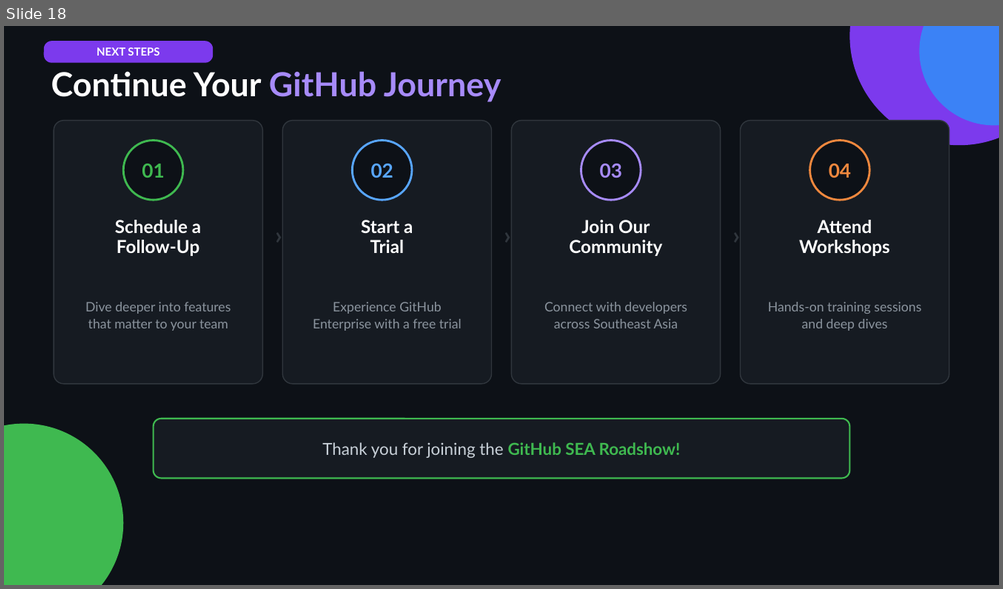
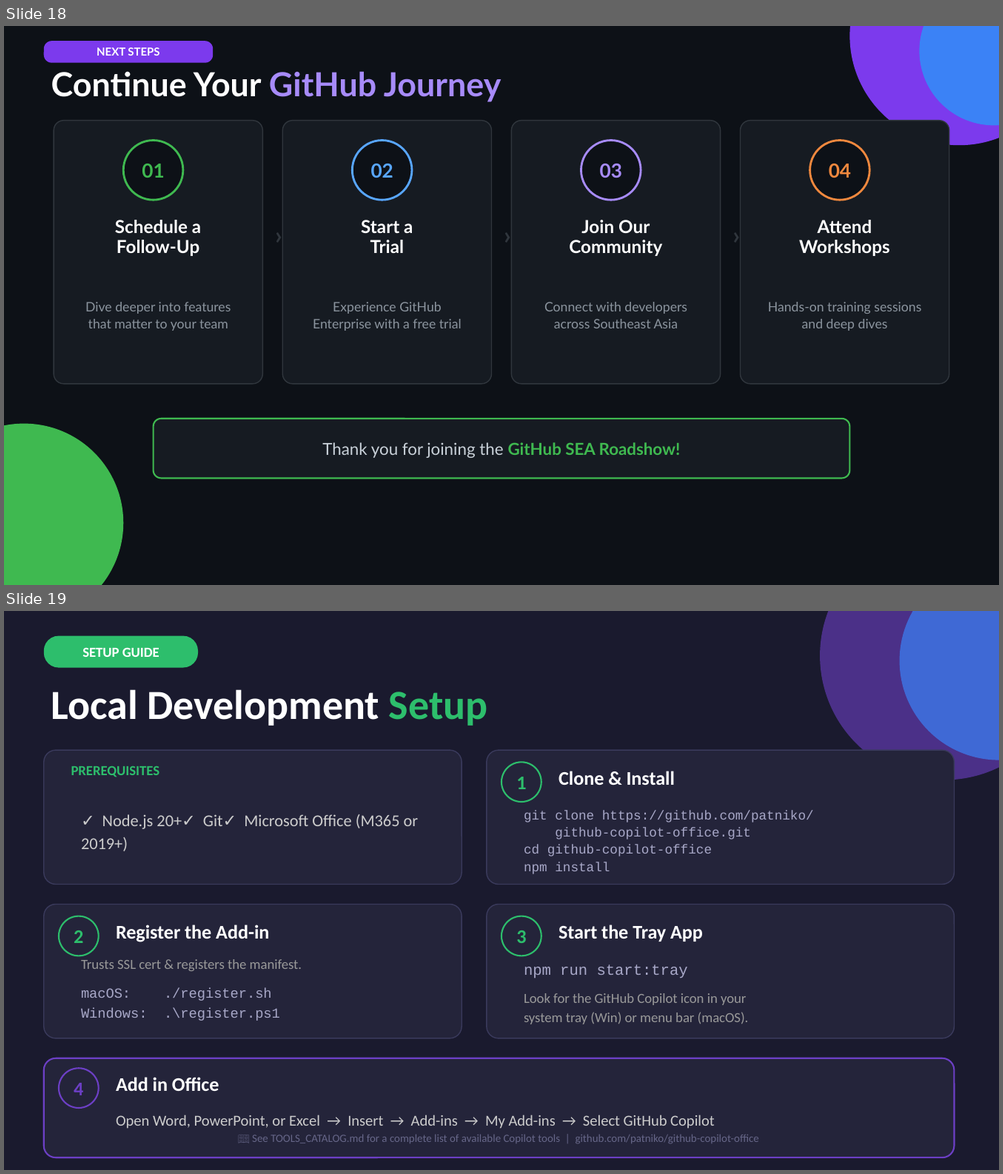
Before and after one commit to Bens-Scratch-Org/github-sea-roadshow, a slide deck: files/github-sea-roadshow-presentation-cpy.pptx. Shown one above the other, each under a label of ours: slide 18 before the commit, slides 18 and 19 after it. The pictures are 1003x589 and 1003x1174 pixels, drawn with LibreOffice and Linux fonts; fonts in the diff are those of the drawing. Boxes give left, top, right and bottom in pixels: in the first picture for what was removed or moved away, otherwise in the second. Text is boxed around its words. In the diff, an @@ line names an element or a change of style, - is before the commit and + after.

Commit message:
Sync local changes

```diff
--- a/files/github-sea-roadshow-presentation-cpy.pptx
+++ b/files/github-sea-roadshow-presentation-cpy.pptx
@@ slide 19 added at (x1=4, y1=611, x2=999, y2=1170), background #1A1A2E @@
@@ ellipse added at (x1=819, y1=611, x2=999, y2=780), fill #6C3FC5 at 60% opacity @@
@@ ellipse added at (x1=899, y1=611, x2=999, y2=760), fill #3B82F6 at 70% opacity @@
@@ rounded rectangle added at (x1=43, y1=635, x2=198, y2=668), fill #2DBE6C @@
@@ text added at (x1=82, y1=647, x2=159, y2=657), 13.3 pt, text #FFFFFF, bold @@
+SETUP GUIDE
@@ text added at (x1=51, y1=689, x2=488, y2=726), 40 pt, text #FFFFFF, bold @@
+Local Development Setup
@@ rounded rectangle added at (x1=43, y1=751, x2=461, y2=885), fill #24243A, outline #3A3A5C 1 pt @@
@@ text added at (x1=71, y1=766, x2=160, y2=777), 13.3 pt, text #2DBE6C, bold @@
+PREREQUISITES
@@ rounded rectangle added at (x1=486, y1=751, x2=955, y2=885), fill #24243A, outline #3A3A5C 1 pt @@
@@ ellipse added at (x1=502, y1=763, x2=541, y2=802), fill #24243A, outline #2DBE6C 1.5 pt @@
@@ text added at (x1=516, y1=777, x2=526, y2=789), 18.7 pt, text #2DBE6C, bold @@
+1
@@ text added at (x1=558, y1=771, x2=675, y2=785), 18.7 pt, text #FFFFFF, bold @@
+Clone & Install
@@ text added at (x1=81, y1=815, x2=418, y2=851), 16 pt, text #CCCCCC @@
+✓ Node.js 20+✓ Git✓ Microsoft Office (M365 or 2019+)
@@ text added at (x1=523, y1=811, x2=814, y2=874), 12.7 pt, text #A8A8C8 @@
+git clone https://github.com/patniko/
+github-copilot-office.git
+cd github-copilot-office
+npm install
@@ rounded rectangle added at (x1=43, y1=904, x2=461, y2=1039), fill #24243A, outline #3A3A5C 1 pt @@
@@ ellipse added at (x1=59, y1=916, x2=98, y2=956), fill #24243A, outline #2DBE6C 1.5 pt @@
@@ rounded rectangle added at (x1=486, y1=904, x2=955, y2=1039), fill #24243A, outline #3A3A5C 1 pt @@
@@ ellipse added at (x1=502, y1=916, x2=541, y2=956), fill #24243A, outline #2DBE6C 1.5 pt @@
@@ text added at (x1=74, y1=931, x2=83, y2=943), 18.7 pt, text #2DBE6C, bold @@
+2
@@ text added at (x1=116, y1=925, x2=269, y2=943), 18.7 pt, text #FFFFFF, bold @@
+Register the Add-in
@@ text added at (x1=516, y1=931, x2=526, y2=943), 18.7 pt, text #2DBE6C, bold @@
+3
@@ text added at (x1=558, y1=925, x2=703, y2=942), 18.7 pt, text #FFFFFF, bold @@
+Start the Tray App
@@ text added at (x1=81, y1=960, x2=301, y2=971), 13.3 pt, text #999999 @@
+Trusts SSL cert & registers the manifest.
@@ text added at (x1=523, y1=965, x2=688, y2=978), 14.7 pt, text #A8A8C8 @@
+npm run start:tray
@@ text added at (x1=81, y1=988, x2=280, y2=1021), 13.3 pt, text #A8A8C8 @@
+macOS: ./register.sh
+Windows: .\register.ps1
@@ text added at (x1=523, y1=994, x2=748, y2=1025), 13.3 pt, text #999999 @@
+Look for the GitHub Copilot icon in your
+system tray (Win) or menu bar (macOS).
@@ rounded rectangle added at (x1=43, y1=1059, x2=954, y2=1158), fill #24243A, outline #6C3FC5 1.5 pt @@
@@ ellipse added at (x1=59, y1=1068, x2=98, y2=1108), fill #24243A, outline #6C3FC5 1.5 pt @@
@@ text added at (x1=74, y1=1083, x2=83, y2=1096), 18.7 pt, text #6C3FC5, bold @@
+4
@@ text added at (x1=116, y1=1077, x2=219, y2=1091), 18.7 pt, text #FFFFFF, bold @@
+Add in Office
@@ text added at (x1=116, y1=1115, x2=714, y2=1129), 14.7 pt, text #CCCCCC @@
+Open Word, PowerPoint, or Excel → Insert → Add-ins → My Add-ins → Select GitHub Copilot
@@ text added at (x1=252, y1=1135, x2=759, y2=1145), 10.7 pt, text #666688 @@
+📖 See TOOLS_CATALOG.md for a complete list of available Copilot tools | github.com/patniko/github-copilot-office
```
